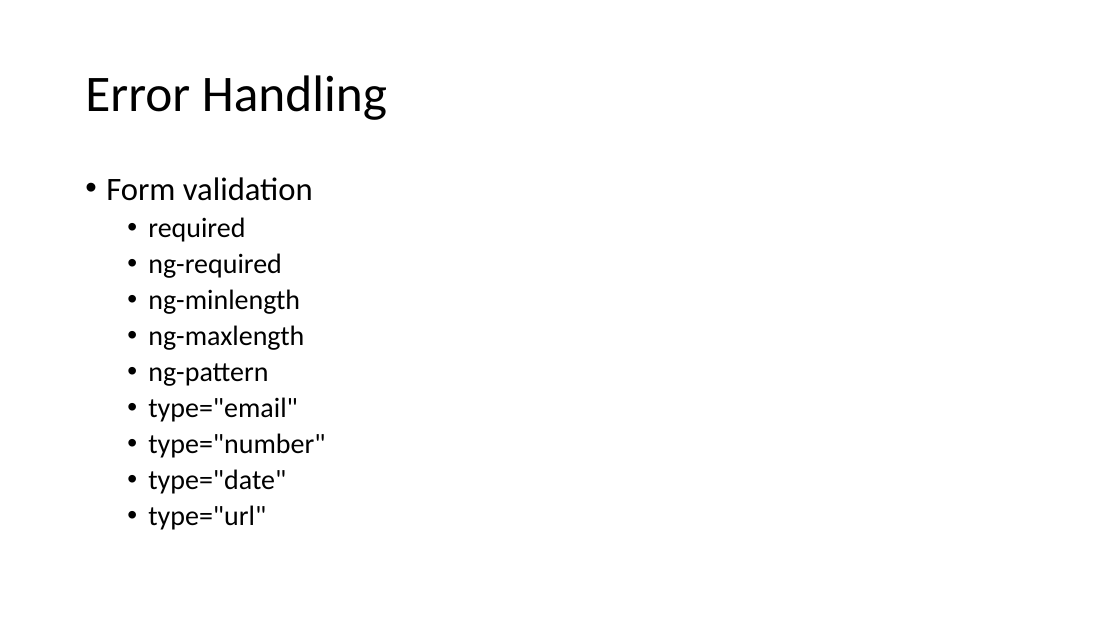
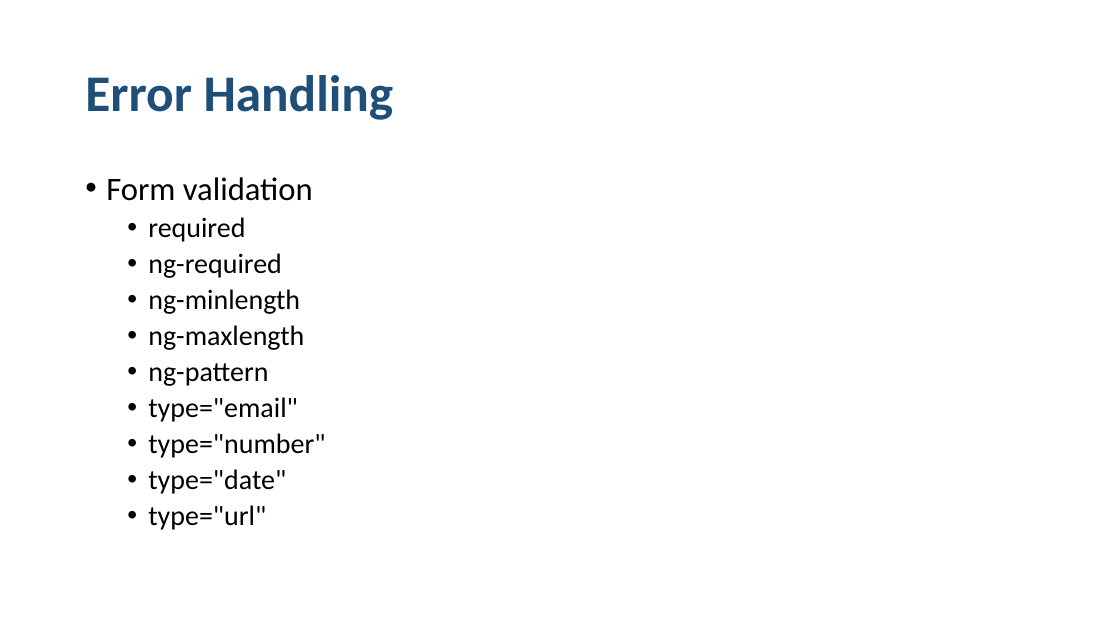
Before and after one commit to santoshkar/Angular, a slide deck: slide 29 of Angular JS draft.pptx. Drawn at 1120x630 pixels with LibreOffice and Linux fonts; fonts in the diff are those of the drawing. Boxes give left, top, right and bottom in pixels: in the first picture for what was removed or moved away, otherwise in the second. Text is boxed around its words. In the diff, an @@ line names an element or a change of style, - is before the commit and + after.

```diff
--- a/Angular JS draft.pptx
+++ b/Angular JS draft.pptx
@@ title "Error Handling" at bbox=[85, 75, 394, 120]: text colour #000000 to #1F4E79, bold on @@
```
Also in this commit, not shown: 15 other slides changed, 8 slides added, 1 slide removed, 4 other files.
